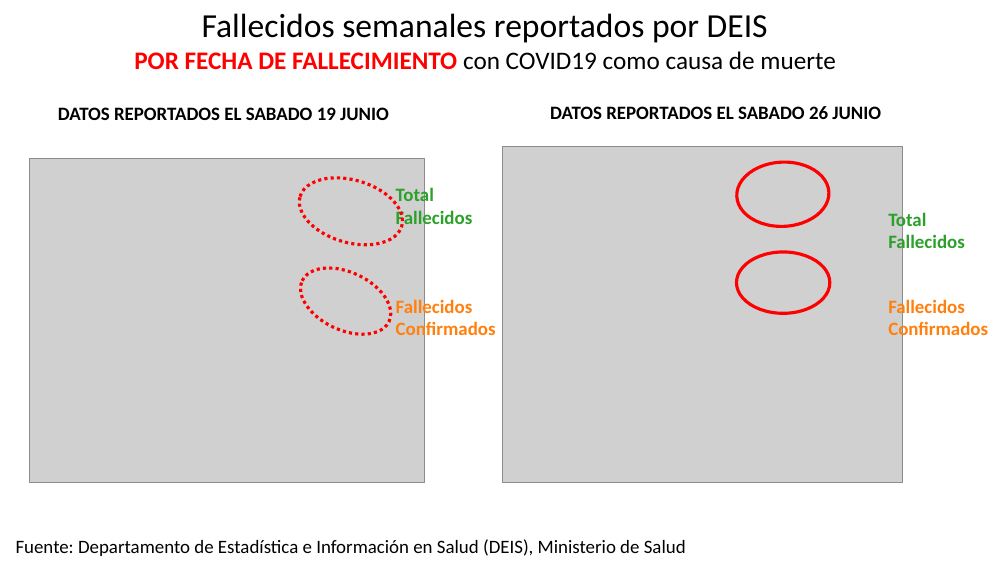
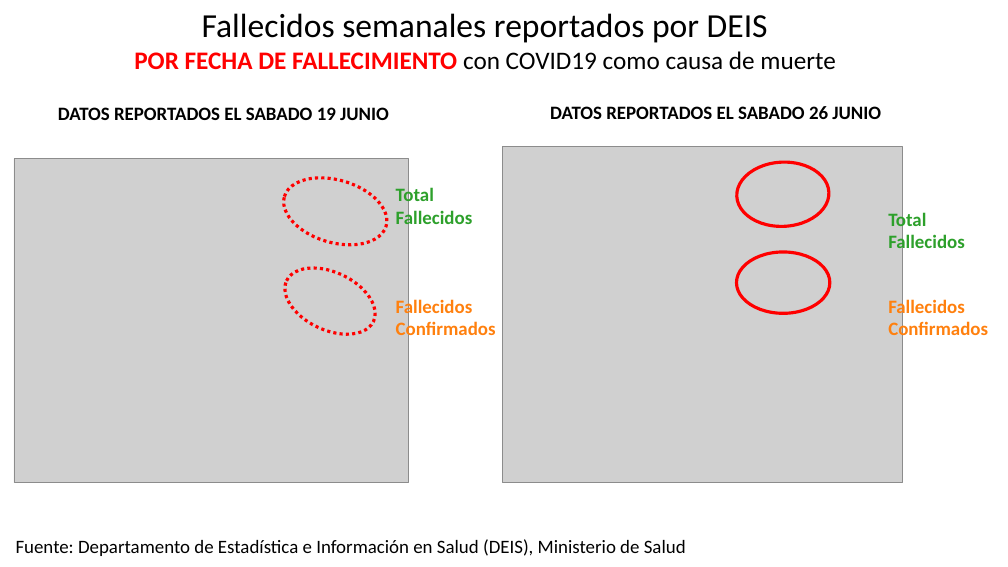
Before and after one commit to dataCovid19CL/capsulasSemanales, a slide deck: slide 10 of DATOS COVID Chile 2021 07 03.pptx. Drawn at 1008x567 pixels with LibreOffice and Linux fonts; fonts in the diff are those of the drawing; grey boxes stand for pictures. Boxes give left, top, right and bottom in pixels: in the first picture for what was removed or moved away, otherwise in the second. Text is boxed around its words. In the diff, an @@ line names an element or a change of style, - is before the commit and + after.

```diff
--- a/DATOS COVID Chile 2021 07 03.pptx
+++ b/DATOS COVID Chile 2021 07 03.pptx
@@ 2 ellipses, 1 picture: place and size @@
-2 ellipses, 1 picture at bbox=[29, 159, 424, 482]
+2 ellipses, 1 picture at bbox=[14, 159, 408, 482]
```
Also in this commit, not shown: 1 other slide changed, 2 other files.
